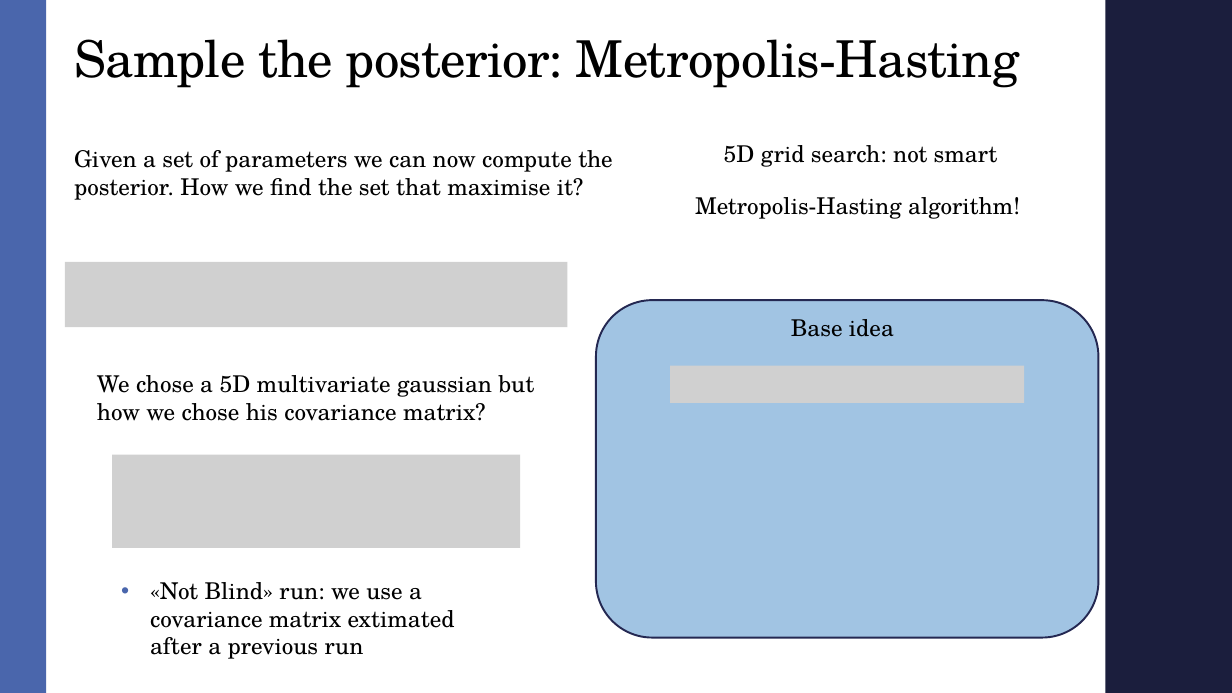
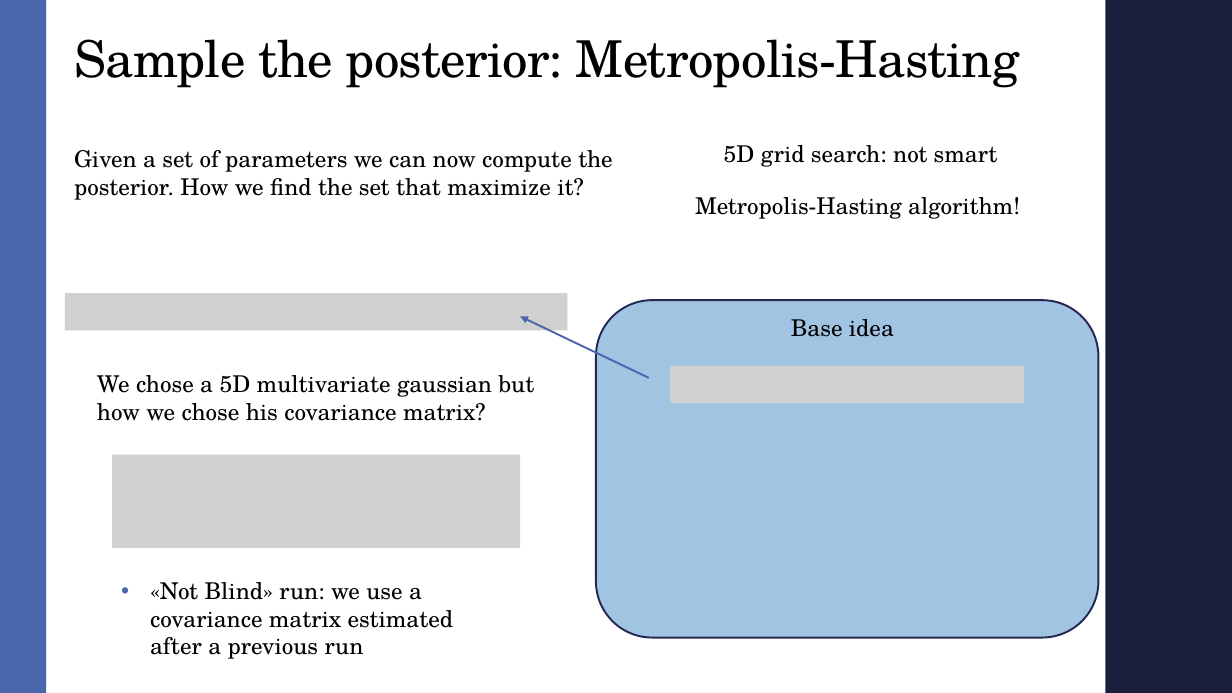
Before and after one commit to AndreaMarcone01/Bayesian_exam, a slide deck: slide 9 of Seminar.pptx. Drawn at 1232x693 pixels with LibreOffice and Linux fonts; fonts in the diff are those of the drawing; grey boxes stand for pictures; background and template pictures are left out. Boxes give left, top, right and bottom in pixels: in the first picture for what was removed or moved away, otherwise in the second. Text is boxed around its words. In the diff, an @@ line names an element or a change of style, - is before the commit and + after.

```diff
--- a/Seminar.pptx
+++ b/Seminar.pptx
@@ text at bbox=[74, 150, 613, 200]: text changed @@
-Given a set of parameters we can now compute the posterior. How we find the set that maximise it?
+Given a set of parameters we can now compute the posterior. How we find the set that maximize it?
@@ picture: place and size @@
-picture at bbox=[65, 262, 567, 327]
+picture at bbox=[65, 293, 567, 330]
@@ arrow added from (649, 378) to (520, 316), #4A66AC 1.5 pt @@
@@ text at bbox=[150, 582, 454, 659]: text changed @@
-• «Not Blind» run: we use a covariance matrix extimated after a previous run
+• «Not Blind» run: we use a covariance matrix estimated after a previous run
```
Also in this commit, not shown: 8 other slides changed, 2 slides added, 4 other files.
